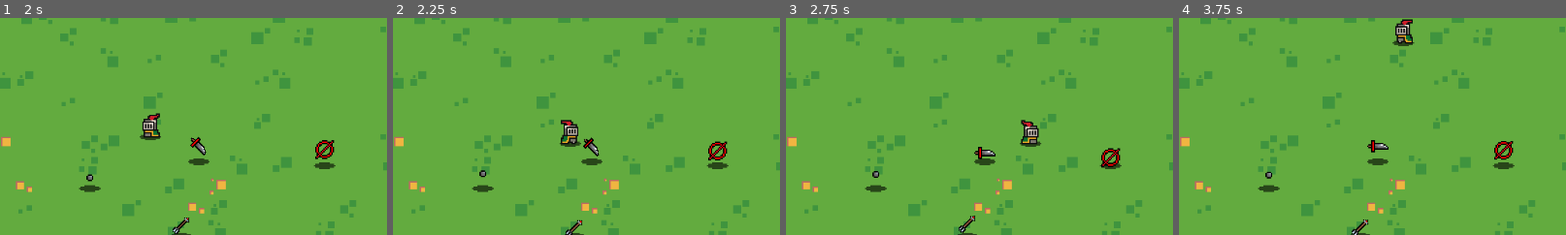
Above: before the commit, frames 1-4 (left to right).
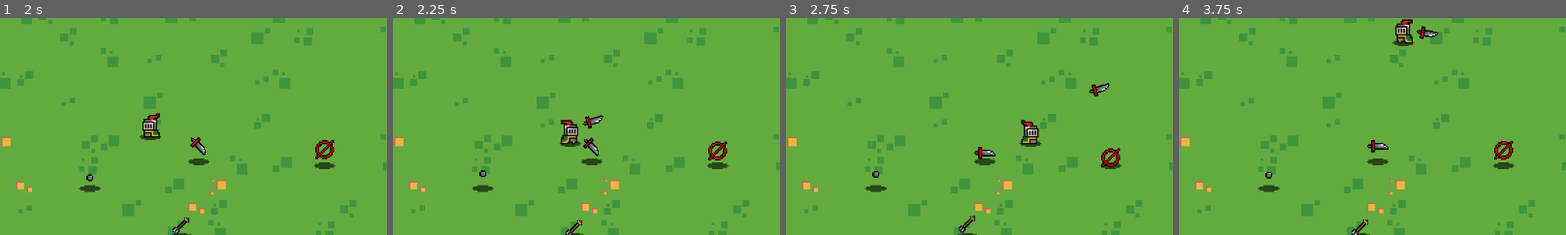
Above: after the commit, the same moments.

Repository: that-damn-cat/Godot-Programming-Patterns-1-Strategy-Pattern
Game: Godot game, scene res://game.tscn
Same seed, same stepped clock (60 frames per second), same inputs: the game is played once before the commit and once after it. Sound files missing from this copy of the repository are replaced by a short silence.
Inputs (mouse positions are % of the whole screen's width and height, from its top left):
- Up to frame 1 (2 s): move the mouse to (72, 45) at 0.52 s; hold D (right) 0.53-1.28 s; click (72, 45) at 0.67 s; move the mouse to (30, 55) at 1.27 s; hold S (down) from 1.28 s (still down); click (30, 55) at 1.42 s
- Up to frame 2 (2.25 s): move the mouse to (60, 28) at 2.02 s; release S (down) at 2.03 s; hold D (right) from 2.03 s (still down); click (60, 28) at 2.17 s
- Up to frame 3 (2.75 s): keep holding D (right)
- Up to frame 4 (3.75 s): move the mouse to (45, 70) at 2.77 s; release D (right) at 2.78 s; hold W (up) 2.78-3.53 s; click (45, 70) at 2.92 s; move the mouse to (80, 65) at 3.52 s; hold A (left) from 3.53 s (still down); click (80, 65) at 3.67 s
The pictures show only the part of the screen within x 7-57%, y 18-68%; the shares and areas given below are measured in that part.

Frame 1 is identical in both runs. In frame 2, 0.2% of the frame differs, in the area x 48-55%, y 44-52%; in frame 3, 0.2%, in the area x 78-84%, y 29-37%; in frame 4, 0.2%.
Error before the commit: Parse Error: Identifier "Constants" not declared in the current scope. (res://components/Attack/Attack.gd:35)

Commit message:
Constants for null strategies

Diff:
--- a/entities/player/player.gd
+++ b/entities/player/player.gd
@@ -1,7 +1,5 @@
 class_name Player
 extends CharacterBody2D
-
-const NO_ATTACK: AttackStrategy = preload("res://attacks/null/null_attack.tres")
 
 @export_category("Movement")
 @export var movement_controller: MovementStrategy
@@ -30,7 +28,7 @@
 
 func _process(_delta: float) -> void:
 	if Input.is_mouse_button_pressed(MOUSE_BUTTON_LEFT):
-		attack_strategy.attack(self, global_position, get_viewport().get_mouse_position())
+		attack_strategy.attack(self, global_position, get_global_mouse_position())
 
 func _physics_process(delta: float) -> void:
 	velocity = movement_controller.velocity
@@ -39,7 +37,7 @@
 
 func _update_strategy(new_strategy: AttackStrategy):
 	if new_strategy == null:
-		new_strategy = NO_ATTACK
+		new_strategy = Constants.NULL_ATTACK_STRATEGY
 
 	_attack_strategy = new_strategy
 
--- /dev/null
+++ b/movements/null_movement.tres
@@ -0,0 +1,7 @@
+[gd_resource type="Resource" script_class="NullMovement" load_steps=2 format=3 uid="uid://de04qxshmvbrb"]
+
+[ext_resource type="Script" uid="uid://bxhoopvbe5vjn" path="res://components/MovementStrategy/strategies/null_movement.gd" id="1_ftr5r"]
+
+[resource]
+script = ExtResource("1_ftr5r")
+metadata/_custom_type_script = "uid://bxhoopvbe5vjn"
--- a/pickups/AttackPickup.gd
+++ b/pickups/AttackPickup.gd
@@ -1,8 +1,6 @@
 @tool
 class_name AttackPickup
 extends Area2D
-
-const NO_ATTACK: AttackStrategy = preload("res://attacks/null/null_attack.tres")
 
 @export var attack_strategy: AttackStrategy:
 	get:
@@ -39,7 +37,7 @@
 		return
 
 	if this_strategy == null:
-		this_strategy = NO_ATTACK
+		this_strategy = Constants.NULL_ATTACK_STRATEGY
 
 	_attack_strategy = this_strategy
 
--- a/project.godot
+++ b/project.godot
@@ -18,6 +18,7 @@
 [autoload]
 
 NodeFinder="*res://scripts/node_finder.gd"
+Constants="*res://scripts/constants.gd"
 
 [global_group]
 
--- /dev/null
+++ b/scripts/constants.gd
@@ -0,0 +1,4 @@
+extends Node
+
+const NULL_ATTACK_STRATEGY = preload("res://attacks/null/null_attack.tres")
+const NULL_MOVEMENT_STRATEGY = preload("res://movements/null_movement.tres")
Not shown, added: scripts/constants.gd.uid
